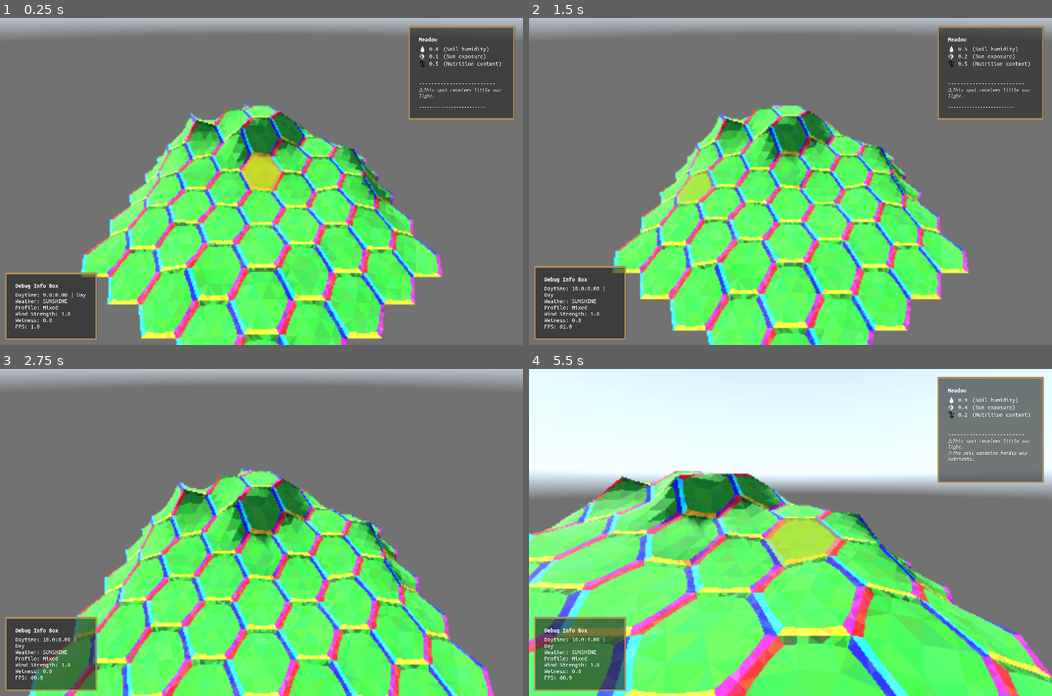
Above: before the commit, frames 1-4 (two rows, left to right).
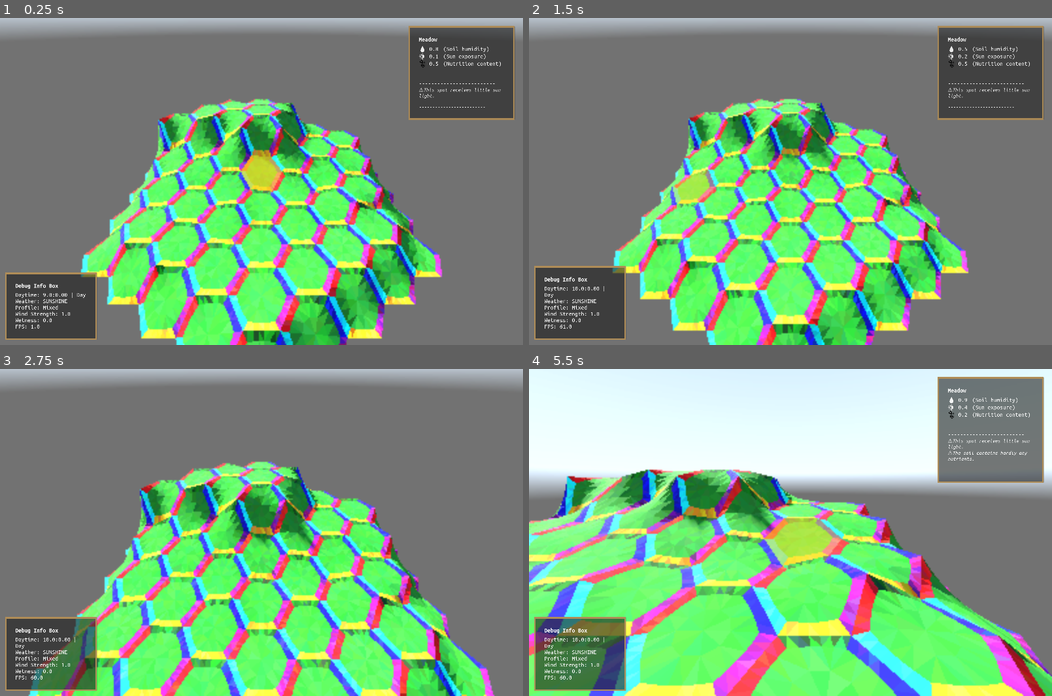
Above: after the commit, the same moments.

Repository: vincentwoelfer/hex
Game: Godot game, scene res://scenes/dev/MapGeneration.tscn
Two runs of this game, one before a commit and one after it. Both use one fixed random seed, a clock stepped at 60 frames per second and the inputs below. A sky picture missing from this copy of the repository is replaced by a grey-blue gradient.
Inputs (mouse positions are in pixels of both pictures, inside the frame that each line leads up to):
- Up to frame 1 (0.25 s): no input
- Up to frame 2 (1.5 s): tap Enter at 0.5 s; move the mouse to (905, 165) at 0.52 s; hold Shift (hold_speed_up_time) 0.53-1.28 s; hold Space (advance_world_time_one_step) 0.53-1.28 s; move the mouse to (685, 197) at 1.27 s; tap S (move_cam_backward) at 1.35 s
- Up to frame 3 (2.75 s): move the mouse to (313, 460) at 2.02 s; hold Shift (hold_speed_up_time) from 2.03 s (still down); hold W (move_cam_forward) from 2.03 s (still down)
- Up to frame 4 (5.5 s): move the mouse to (764, 597) at 2.77 s; release W (move_cam_forward) at 2.78 s; tap A (move_cam_left) at 2.85 s; move the mouse to (947, 581) at 3.52 s; release Shift (hold_speed_up_time) at 3.53 s; hold D (move_cam_right) 3.53-4.28 s; move the mouse to (633, 483) at 4.27 s; tap 3 (randomize_selected_tile) at 4.35 s; move the mouse to (816, 532) at 5.02 s; hold F (rotate_cam_down) from 5.03 s (still down)

The runs differ from the first frame. In frame 1, 21% of the frame differs, in the area x 16-85%, y 24-100%; in frame 2, 20%; in frame 3, 22%; in frame 4, 27%, in the area x 0-100%, y 30-100%.

Commit message:
Old corner height method

Diff:
--- a/scenes/dev/MapGeneration.tscn
+++ b/scenes/dev/MapGeneration.tscn
@@ -18,12 +18,12 @@
 
 [node name="HexConstModifier" parent="." instance=ExtResource("12_e2267")]
 outer_radius = 4.0
-inner_radius = 3.3
+inner_radius = 3.0
 height = 0.5
-transition_height_factor = 0.5
+transition_height_factor = 1.0
 core_circle_smooth_strength = 0.35
 extra_verts_per_side = 4
-extra_verts_per_center = 7
+extra_verts_per_center = 11
 smooth_height_factor = 1.0
 grass_density = 10.0
 
--- a/src/tile/HexGeometry.gd
+++ b/src/tile/HexGeometry.gd
@@ -151,64 +151,71 @@
 	return weights
 
 
+func getCornerHeight(trans: Array[HexTileTransition]) -> float:
+	var corner_height: int = 0
+
+	# Create sorted heights array
+	var h: Array[int] = [self.height, trans[0].height_other, trans[1].height_other]
+	h.sort()
+
+	# Check for special case where one adjacent is not valid (map border).
+	# If two are not valid all are set to own height and this is handled by the default case
+	var num_invalid: int = trans.reduce(func(accum: int, elem: HexTileTransition, ) -> int: return accum + 1 if elem.type == 'invalid' else accum, 0)
+
+	if num_invalid == 1:
+		var trans_height := 0
+		if trans[0].type != 'invalid':
+			trans_height = trans[0].height_other
+		else:
+			trans_height = trans[1].height_other
+
+		var y: float = HexConst.transition_height(trans_height - self.height)
+		return y
+	else:
+		var y: float
+		# All three same
+		if h[0] == h[1] and h[1] == h[2]:
+			corner_height = h[0]
+			# Dont use transition_height here, directly compute height of the neighbouring cell (or own if h=0)
+			# Normalize relative to own height
+			y = (corner_height - self.height) * HexConst.height
+
+		# Two are same -> use the two
+		elif h[0] == h[1] or h[0] == h[2] or h[1] == h[2]:
+			# Use transition height here but compute between own and "the other".
+			# It doesnt matter if this cell and one other cell are the same or if both others are the same and this is the odd one
+			# We want the height which is not equal to our own height!
+			var other_height: float
+			if self.height != h[0]:
+				other_height = h[0]
+			elif self.height != h[1]:
+				other_height = h[1]
+			else:
+				other_height = h[2]
+
+			# Normalize relative to own height
+			y = HexConst.transition_height(other_height - self.height)
+
+		# All different -> use middle one
+		else:
+			corner_height = h[1]
+			# Normalize relative to own height
+			# Dont use transition_height here, directly compute height of the neighbouring cell (or own if h=0)
+			y = (corner_height - self.height) * HexConst.height
+
+		return y
+
+
 func modifyOuterVertexHeights() -> void:
-	# Adjust CORNER vertices according to both adjacent tiles
-	for i in range(6):
-		var corner_height: int = 0
+	# For each CORNER: Adjust vertices according to both adjacent tiles
+	for i in range(6):
 		var corner_vertex_index := i * HexConst.total_verts_per_side()
 
-		# Get adjacent and create sorted heights array
+		# Get both transitions  and create sorted heights array
 		var trans: Array[HexTileTransition] = [transitions[(i - 1 + 6) % 6], transitions[i]]
-		var h: Array[int] = [self.height, trans[0].height_other, trans[1].height_other]
-		h.sort()
-
-		# Check for special case where one adjacent is not valid (map border).
-		# If two are not valid all are set to own height and this is handled by the default case
-		var num_invalid: int = trans.reduce(func(accum: int, elem: HexTileTransition, ) -> int: return accum + 1 if elem.type == 'invalid' else accum, 0)
-
-		if num_invalid == 1:
-			var trans_height := 0
-			if trans[0].type != 'invalid':
-				trans_height = trans[0].height_other
-			else:
-				trans_height = trans[1].height_other
-
-			var y: float = HexConst.transition_height(trans_height - self.height)
-			verts_outer[corner_vertex_index].y = y
-		else:
-			var y: float
-			# All three same
-			if h[0] == h[1] and h[1] == h[2]:
-				corner_height = h[0]
-				# Dont use transition_height here, directly compute height of the neighbouring cell (or own if h=0)
-				# Normalize relative to own height
-				y = (corner_height - self.height) * HexConst.height
-
-			# Two are same -> use the two
-			elif h[0] == h[1] or h[0] == h[2] or h[1] == h[2]:
-				# Use transition height here but compute between own and "the other".
-				# It doesnt matter if this cell and one other cell are the same or if both others are the same and this is the odd one
-				# We want the height which is not equal to our own height!
-				var other_height: float
-				if self.height != h[0]:
-					other_height = h[0]
-				elif self.height != h[1]:
-					other_height = h[1]
-				else:
-					other_height = h[2]
-
-				# Normalize relative to own height
-				y = HexConst.transition_height(other_height - self.height)
-
-			# All different -> use middle one
-			else:
-				corner_height = h[1]
-				# Normalize relative to own height
-				# Dont use transition_height here, directly compute height of the neighbouring cell (or own if h=0)
-				y = (corner_height - self.height) * HexConst.height
-
-			# Actually set height
-			verts_outer[corner_vertex_index].y = y
+
+		# Actually set height
+		verts_outer[corner_vertex_index].y = getCornerHeight(trans)
 
 
 	# For each DIRECTION: Adjust height of outer vertices according do adjacent tiles.
@@ -403,7 +410,7 @@
 	num -= 1
 
 	# Adjust to ensure points stay within the hexagon
-	var ring_radius := HexConst.inner_radius * 0.6
+	var ring_radius := HexConst.inner_radius * 0.5
 
 	# Distribute along the first ring
 	for i in range(num):
